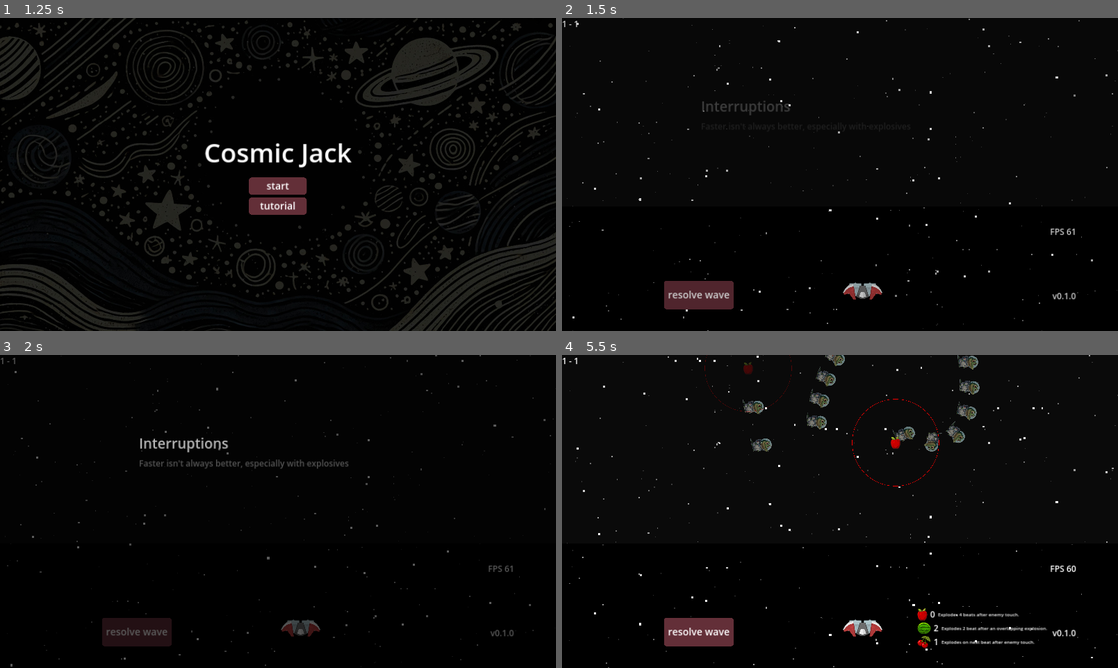
Above: before the commit, frames 1-4 (two rows, left to right).
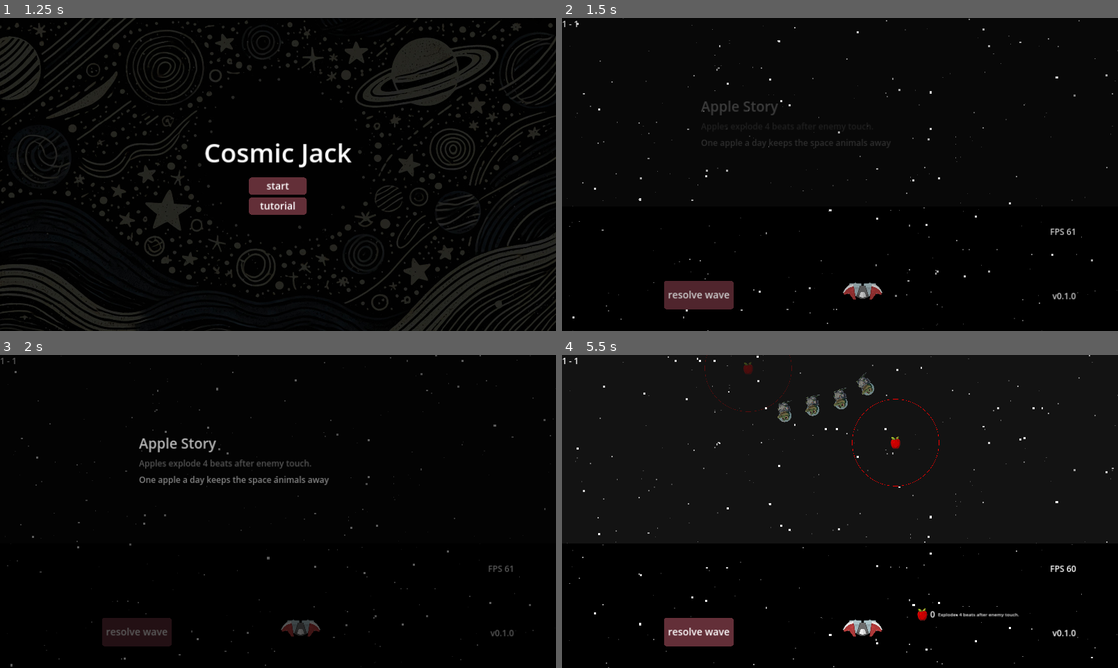
Above: after the commit, the same moments.

Repository: moby-it/cosmic-jack
Game: Godot game, scene res://main.tscn
The game is run twice, just before and just after one commit, with the same random seed, the same clock (stepped at 60 frames per second) and the same inputs.
Inputs (mouse positions are in pixels of both pictures, inside the frame that each line leads up to):
- Up to frame 1 (1.25 s): tap Enter at 0.5 s; move the mouse to (400, 158) at 0.52 s; hold Up (ui_up) from 0.53 s (still down); tap O at 0.6 s; click (400, 158) at 0.67 s
- Up to frame 2 (1.5 s): release Up (ui_up) at 1.25 s; click "start" at 1.25 s
- Up to frame 3 (2 s): no input
- Up to frame 4 (5.5 s): drag from (728, 527) to (812, 574) at 2.02 s; move the mouse to (895, 442) at 2.77 s; hold Up (ui_up) 2.78-3.5 s; tap Shift at 2.85 s; drag from (895, 442) to (967, 361) at 3.52 s; drag from (895, 442) to (967, 373) at 4.27 s; drag from (673, 464) to (745, 367) at 5.02 s

Frame 1 is identical in both runs. In frame 2, 0.3% of the frame differs, in the area x 25-60%, y 26-42%; in frame 3, 1.0%; in frame 4, 2.2%, in the area x 32-88%, y 0-94%.

Commit message:
new level

Diff:
--- a/levels/1/1.tscn
+++ b/levels/1/1.tscn
@@ -1,7 +1,8 @@
-[gd_scene load_steps=11 format=3 uid="uid://ccr1lk04khsux"]
+[gd_scene load_steps=12 format=3 uid="uid://ccr1lk04khsux"]
 
 [ext_resource type="PackedScene" uid="uid://bf5fa6pqes1hj" path="res://levels/level.tscn" id="1_4wsep"]
 [ext_resource type="Script" path="res://waves/wave.gd" id="2_c33gm"]
+[ext_resource type="Resource" uid="uid://0akonhtqwvjj" path="res://levels/1/tenacious_d.tres" id="3_cpa4f"]
 [ext_resource type="Resource" uid="uid://bt6oexdghyrwo" path="res://levels/1/apple_intro.wave.tres" id="3_cqc8b"]
 [ext_resource type="Resource" uid="uid://be7kwxqprngjr" path="res://levels/1/speed_apple.tres" id="4_eq06m"]
 [ext_resource type="Resource" uid="uid://3aywhtajvgit" path="res://levels/1/watermelon_intro.tres" id="5_p22at"]
@@ -14,6 +15,6 @@
 [node name="1" type="Node2D"]
 
 [node name="Level" parent="." instance=ExtResource("1_4wsep")]
-waves = Array[ExtResource("2_c33gm")]([ExtResource("10_4snpu"), ExtResource("3_cqc8b"), ExtResource("4_eq06m"), ExtResource("5_p22at"), ExtResource("6_cjsrn"), ExtResource("9_6fnao"), ExtResource("8_vhvej"), ExtResource("6_7inwc")])
+waves = Array[ExtResource("2_c33gm")]([ExtResource("3_cqc8b"), ExtResource("4_eq06m"), ExtResource("5_p22at"), ExtResource("6_cjsrn"), ExtResource("9_6fnao"), ExtResource("8_vhvej"), ExtResource("10_4snpu"), ExtResource("6_7inwc"), ExtResource("3_cpa4f")])
 audio_track = "res://levels/1/track1.wav"
 bpm = 120.0
--- a/levels/1/crossroads.tres
+++ b/levels/1/crossroads.tres
@@ -9,7 +9,7 @@
 
 [sub_resource type="Resource" id="Resource_osxrm"]
 script = ExtResource("1_ycvf0")
-apples = 1
+apples = 0
 watermelons = 0
 cherries = 2
 
--- a/levels/1/domino.tres
+++ b/levels/1/domino.tres
@@ -30,4 +30,6 @@
 bpm = 120
 ammo = SubResource("Resource_3e5qf")
 goal = "watermelon chain reactions"
-solution = "Chain multiple explosions with 1 apple and multiple watermelons in order to solve this."
+solution = "1 apple -> 2 watermelon -> 1 watermelon
+
+remember that watermelon, when triggered simultaneously, you can make use of ALL their radius."
--- a/levels/1/speed_apple.tres
+++ b/levels/1/speed_apple.tres
@@ -25,7 +25,7 @@
 enabled = true
 title = "Speeduo"
 subtitle = "Two birds, one boom"
-description = "Two birds, one boom"
+description = ""
 convoys = Array[ExtResource("1_denl3")]([SubResource("Resource_pdekj")])
 bpm = 120
 ammo = SubResource("Resource_pupxp")
--- /dev/null
+++ b/levels/1/tenacious_d.tres
@@ -0,0 +1,43 @@
+[gd_resource type="Resource" script_class="Wave" load_steps=10 format=3 uid="uid://0akonhtqwvjj"]
+
+[ext_resource type="Script" path="res://waves/ammo.gd" id="1_3kaly"]
+[ext_resource type="Script" path="res://waves/_convoy.gd" id="2_20imy"]
+[ext_resource type="PackedScene" uid="uid://dy1ndkh3j6my7" path="res://enemies/croc/croc.tscn" id="3_biksw"]
+[ext_resource type="PackedScene" uid="uid://cf12x1x0rhtha" path="res://waves/rivers/mississippi.tscn" id="4_knqst"]
+[ext_resource type="PackedScene" uid="uid://ctnw6hyjola0a" path="res://waves/rivers/seine.rvr.tscn" id="5_4avob"]
+[ext_resource type="Script" path="res://waves/wave.gd" id="6_v3kkc"]
+
+[sub_resource type="Resource" id="Resource_3e5qf"]
+script = ExtResource("1_3kaly")
+apples = 2
+watermelons = 3
+cherries = 0
+
+[sub_resource type="Resource" id="Resource_sbo23"]
+script = ExtResource("2_20imy")
+duration = 16
+count = 4
+delay = 4
+river = ExtResource("4_knqst")
+enemy = ExtResource("3_biksw")
+
+[sub_resource type="Resource" id="Resource_6lj13"]
+script = ExtResource("2_20imy")
+duration = 16
+count = 12
+delay = 0
+river = ExtResource("5_4avob")
+enemy = ExtResource("3_biksw")
+
+[resource]
+script = ExtResource("6_v3kkc")
+enabled = true
+title = "Tenacious Defence"
+subtitle = "From Whence You Came You Shall Remain"
+description = "Until you are complete again.
+NoOoOoOoOo"
+convoys = Array[ExtResource("2_20imy")]([SubResource("Resource_sbo23"), SubResource("Resource_6lj13")])
+bpm = 120
+ammo = SubResource("Resource_3e5qf")
+goal = ""
+solution = "Place watermelon \"backwards\" on the path, meaning that after the apple explodes, watermelon \"anticipate\" the entry of the enemies and explode close to the spawn point."
--- a/levels/level.gd
+++ b/levels/level.gd
@@ -160,8 +160,7 @@
 		active_fruit.queue_free()
 
 func create_fruit_list(wave: Wave):
-	for c in $FruitList.get_children():
-		c.queue_free()
+	clear_fruit_hud()
 	Fruits.create_fruit_list_hud($FruitList, wave)
 	Fruits.fruit_selected.connect(on_fruit_list_selected)
 
@@ -304,6 +303,10 @@
 	for f in fruits:
 		f.queue_free()
 
+func clear_fruit_hud():
+	for c in $FruitList.get_children():
+		c.queue_free()
+
 func update_wave_label():
 	wave_no.text = "%s - %s" % [level_index, curr_wave_idx + 1]
 
@@ -322,6 +325,7 @@
 	if is_instance_valid(active_fruit):
 		active_fruit.queue_free()
 	clear_fruits()
+	clear_fruit_hud()
 	var wave = curr_wave()
 	wave_announcer = load("res://levels/wave_announcer.tscn").instantiate()
 	wave_announcer.get_node("VBoxContainer/Title").text = wave.title
